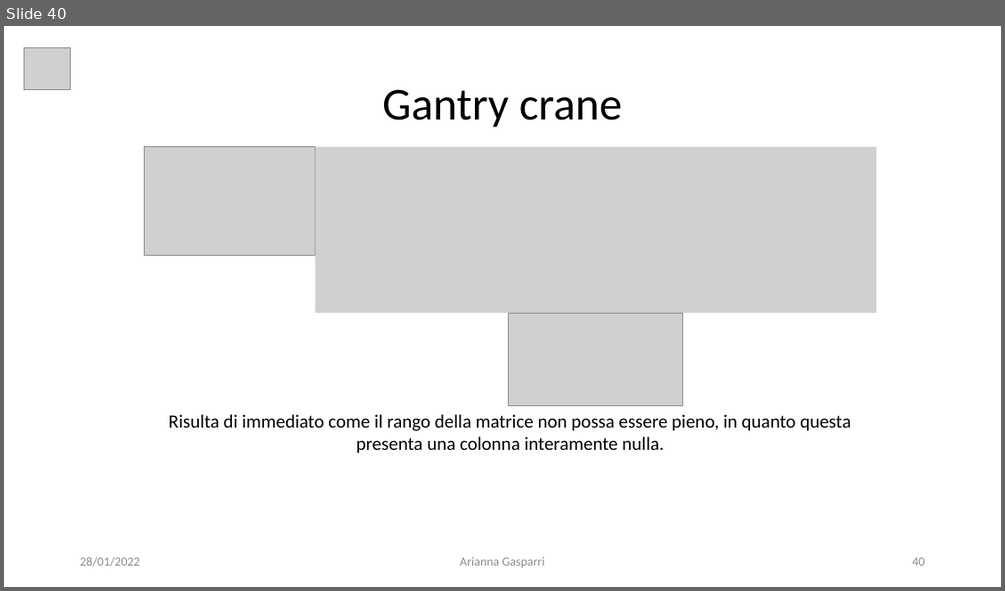
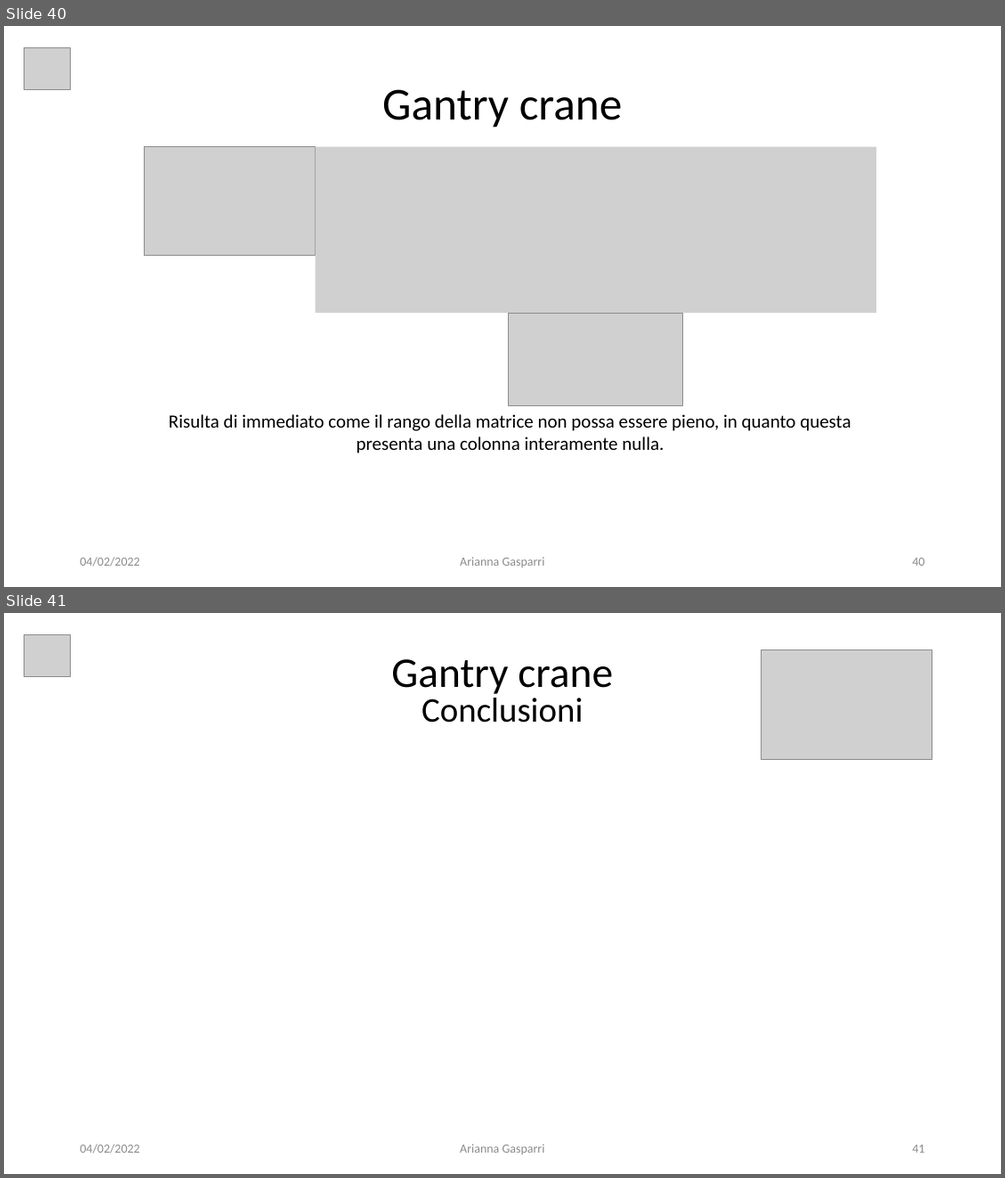
Before and after one commit to giga487/BicchiGas, a slide deck: Relazione/Presentazione.pptx. Shown one above the other, each under a label of ours: slide 40 before the commit, slides 40 and 41 after it. The pictures are 1005x591 and 1005x1178 pixels, drawn with LibreOffice and Linux fonts; fonts in the diff are those of the drawing; grey boxes stand for pictures. Boxes give left, top, right and bottom in pixels: in the first picture for what was removed or moved away, otherwise in the second. Text is boxed around its words. In the diff, an @@ line names an element or a change of style, - is before the commit and + after.

```diff
--- a/Relazione/Presentazione.pptx
+++ b/Relazione/Presentazione.pptx
@@ slide 41 added at [4,613,1001,1174], background #FFFFFF @@
@@ picture added at [24,634,70,677] @@
@@ text added at [391,659,613,722], 40.7 pt, text #000000 @@
+Gantry crane
+Conclusioni
@@ picture added at [761,650,933,760] @@
@@ text added at [80,1143,139,1153], 12 pt, text #8C8C8C @@
+04/02/2022
@@ text added at [460,1143,545,1154], 12 pt, text #8C8C8C @@
+Arianna Gasparri
@@ page number added at [912,1144,924,1152], 12 pt, text #8C8C8C @@
+41
@@ slide 40 changed as well @@
@@ text at [80,556,139,566]: text changed @@
-28/01/2022
+04/02/2022
```
Also in this commit, not shown: 39 other slides changed.
